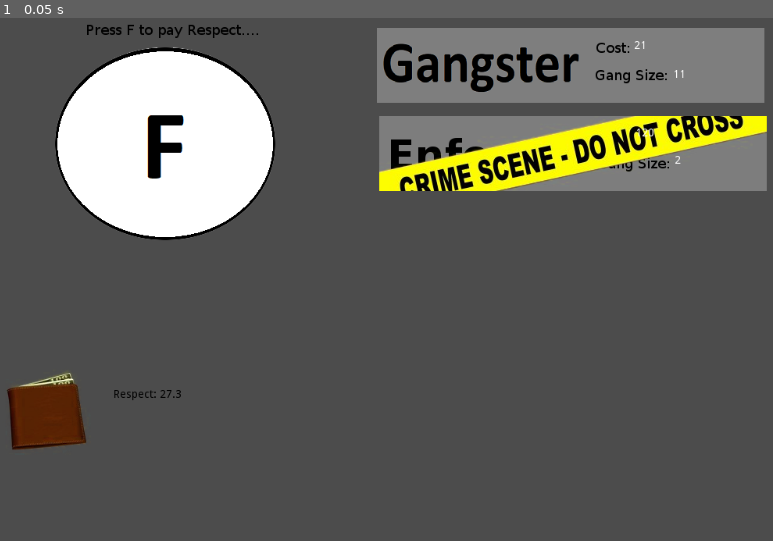
Above: before the commit, frame 1.
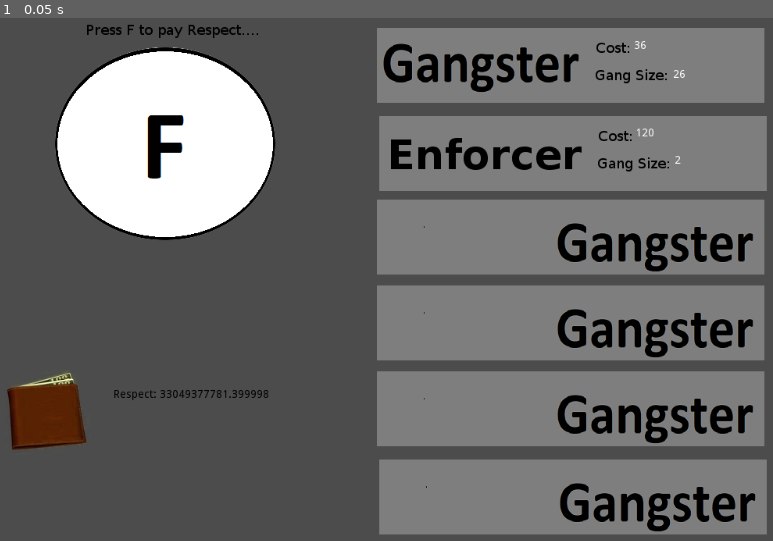
Above: after the commit, the same moment.

Repository: YesDevBois/MafiaClicker
Game: Godot game, scene res://Scenes/Control.tscn
The game is run twice, just before and just after one commit, with the same random seed, the same clock (stepped at 60 frames per second) and the same inputs.
Inputs:
- Up to frame 1 (0.05 s): no input

The runs differ from the first frame. In frame 1, 32% of the frame differs, in the area x 20-100%, y 4-99%.

Commit message:
Now counts respect earned while afk!

Diff:
--- a/Saves/save.json
+++ b/Saves/save.json
@@ -1 +1 @@
-{"/root/ROOT/F":{"wallet":27.3},"/root/ROOT/F/Gangster":{"Gangsters":11},"/root/ROOT/F/Enforcer":{"Enforcers":2},"/root/ROOT/F/Framer":{"Framers":0},"/root/ROOT/F/Consig":{"Consigs":0},"/root/ROOT/F/Hitman":{"Hitmen":0},"/root/ROOT/F/Godfather":{"Godfathers":0}}
+{"/root/ROOT/F":{"savetime":1520967627,"wallet":1171.8},"/root/ROOT/F/Gangster":{"amount":26},"/root/ROOT/F/Enforcer":{"amount":2},"/root/ROOT/F/Framer":{"amount":8},"/root/ROOT/F/Consig":{"amount":1},"/root/ROOT/F/Hitman":{"amount":0},"/root/ROOT/F/Godfather":{"amount":0}}
--- a/Scenes/Control.tscn
+++ b/Scenes/Control.tscn
@@ -433,18 +433,18 @@
 shortcut = null
 group = null
 
+[connection signal="enable_button" from="F" to="F/Consig" method="_on_F_enable_button"]
+
+[connection signal="enable_button" from="F" to="F/Gangster" method="_on_F_enable_button"]
+
+[connection signal="enable_button" from="F" to="F/Framer" method="_on_F_enable_button"]
+
 [connection signal="enable_button" from="F" to="F/Enforcer" method="_on_F_enable_button"]
 
+[connection signal="enable_button" from="F" to="F/Hitman" method="_on_F_enable_button"]
+
 [connection signal="enable_button" from="F" to="F/Godfather" method="_on_F_enable_button"]
 
-[connection signal="enable_button" from="F" to="F/Gangster" method="_on_F_enable_button"]
-
-[connection signal="enable_button" from="F" to="F/Framer" method="_on_F_enable_button"]
-
-[connection signal="enable_button" from="F" to="F/Consig" method="_on_F_enable_button"]
-
-[connection signal="enable_button" from="F" to="F/Hitman" method="_on_F_enable_button"]
-
 [connection signal="pressed" from="F" to="F" method="_on_F_pressed"]
 
 [connection signal="pressed" from="F/Gangster" to="F" method="_on_Gangster_pressed"]
@@ -483,17 +483,17 @@
 
 [connection signal="respect_from_godfathers" from="F/Godfather" to="F" method="_on_Godfather_respect_from_godfathers"]
 
+[connection signal="timeout" from="GlobalTimer" to="F/Consig" method="_on_GlobalTimer_timeout"]
+
+[connection signal="timeout" from="GlobalTimer" to="F/Gangster" method="_on_GlobalTimer_timeout"]
+
+[connection signal="timeout" from="GlobalTimer" to="F/Framer" method="_on_GlobalTimer_timeout"]
+
 [connection signal="timeout" from="GlobalTimer" to="F/Enforcer" method="_on_GlobalTimer_timeout"]
 
+[connection signal="timeout" from="GlobalTimer" to="F/Hitman" method="_on_GlobalTimer_timeout"]
+
 [connection signal="timeout" from="GlobalTimer" to="F/Godfather" method="_on_GlobalTimer_timeout"]
 
-[connection signal="timeout" from="GlobalTimer" to="F/Gangster" method="_on_GlobalTimer_timeout"]
-
-[connection signal="timeout" from="GlobalTimer" to="F/Framer" method="_on_GlobalTimer_timeout"]
-
-[connection signal="timeout" from="GlobalTimer" to="F/Consig" method="_on_GlobalTimer_timeout"]
-
-[connection signal="timeout" from="GlobalTimer" to="F/Hitman" method="_on_GlobalTimer_timeout"]
-
 
 [editable path="Margin"]
--- a/Scripts/Consig.gd
+++ b/Scripts/Consig.gd
@@ -1,6 +1,6 @@
 extends TextureButton
 
-var Consigs = 0
+var amount = 0
 var productionmultiplier = 100
 var costmultiplier
 var basecost = 10000
@@ -13,21 +13,21 @@
 	# This allows spacebar to be used to for only incrementing F
 	set_focus_mode(FOCUS_NONE)
 
-	costmultiplier = 1.0 + (Consigs*0.1)
+	costmultiplier = 1.0 + (amount*0.1)
 	cost = basecost*costmultiplier
 
 
 
 func _on_GlobalTimer_timeout():
-	respect = productionmultiplier*Consigs
+	respect = productionmultiplier*amount
 	emit_signal("respect_from_consigs", respect)
 
 
 func _on_Consig_pressed():
-	Consigs += 1
-	costmultiplier = 1.0 + (Consigs*0.1)
+	amount += 1
+	costmultiplier = 1.0 + (amount*0.1)
 	cost = basecost*costmultiplier
-	print("Consigs:", Consigs)
+	print("Consigs:", amount)
 
 func _on_F_enable_button(me, boolval):
 	if(me == 3):
@@ -36,7 +36,7 @@
 func save():
 	var save_dict = {
 
-		Consigs = Consigs
+		amount = amount
 
 	}
 	return save_dict
--- a/Scripts/Control.gd
+++ b/Scripts/Control.gd
@@ -2,6 +2,8 @@
 
 var game_icon = load("res://Images/src/mafia_clicker_icon.png")
 const SAVE_PATH = "res://Saves/save.json"
+onready var F = get_child(1)
+
 
 
 func quit_game():
@@ -17,6 +19,7 @@
 		quit_game()
 
 func save_game():
+
 	#Gets data from persistent nodes
 	var save_dict = {}
 	var nodes_to_save = get_tree().get_nodes_in_group('persistent')
@@ -51,6 +54,7 @@
 	save_file.close()
 
 
+
 func _ready():
 
 	OS.set_window_title("Mafia Clicker")
--- a/Scripts/Enforcer.gd
+++ b/Scripts/Enforcer.gd
@@ -1,6 +1,6 @@
 extends TextureButton
 
-var Enforcers = 0
+var amount = 0
 var productionmultiplier = 1
 var costmultiplier
 var basecost = 100
@@ -16,25 +16,25 @@
 	# This allows spacebar to be used to for only incrementing F
 	set_focus_mode(FOCUS_NONE)
 
-	costmultiplier = 1.0 + (Enforcers*0.1)
+	costmultiplier = 1.0 + (amount*0.1)
 	cost = basecost*costmultiplier
 
-	Enforcer_Amount_txt.set_text(str(Enforcers))
+	Enforcer_Amount_txt.set_text(str(amount))
 	Enforcer_Cost_txt.set_text(str(cost))
 
 
 func _on_GlobalTimer_timeout():
-	respect = productionmultiplier*Enforcers
+	respect = productionmultiplier*amount
 	emit_signal("respect_from_enforcers", respect)
 
 
 func _on_Enforcer_pressed():
-	Enforcers += 1
-	costmultiplier = 1.0 + (Enforcers*0.1)
+	amount += 1
+	costmultiplier = 1.0 + (amount*0.1)
 	cost = basecost*costmultiplier
-	Enforcer_Amount_txt.set_text(str(Enforcers))
+	Enforcer_Amount_txt.set_text(str(amount))
 	Enforcer_Cost_txt.set_text(str(cost))
-	print("Enforcers:", Enforcers)
+	print("Enforcers:", amount)
 
 func _on_F_enable_button(me, boolval):
 	if(me == 1):
@@ -43,7 +43,7 @@
 func save():
 	var save_dict = {
 
-		Enforcers = Enforcers
+		amount = amount
 
 	}
 	return save_dict
--- a/Scripts/F_Button.gd
+++ b/Scripts/F_Button.gd
@@ -1,6 +1,8 @@
 extends TextureButton
 
 signal enable_button
+
+var savetime = 0
 
 var wallet = 0
 
@@ -33,23 +35,28 @@
 
 
 
-	if( Gangster.Gangsters > 0):
+	if( Gangster.amount > 0):
 		Gangster.show()
 
-	if(Enforcer.Enforcers > 0):
+	if(Enforcer.amount > 0):
 		Enforcer.show()
 
-	if(Framer.Framers > 0):
+	if(Framer.amount > 0):
 		Framer.show()
 
-	if(Consig.Consigs > 0):
+	if(Consig.amount > 0):
 		Consig.show()
 
-	if(Hitman.Hitmen > 0):
+	if(Hitman.amount > 0):
 		Hitman.show()
 
-	if( Godfather.Godfathers > 0):
+	if( Godfather.amount > 0):
 		Godfather.show()
+
+	#unix time is used to calculate how long the game has been closed
+	update_respect(savetime, OS.get_unix_time())
+
+
 
 #every frame checks to if any button can be enabled
 #enables if wallet >= button.cost, disables if not
@@ -192,12 +199,25 @@
 	wallet -= Godfather.cost
 	print(wallet)
 
-
-
+#updates wallet to reflect the amount of respect earned while away
+func update_respect(savetime, loadtime):
+	var nodes = get_children()
+	var afkrespect = 0
+	for i in range(0, nodes.size()-1):
+		afkrespect += (nodes[i].productionmultiplier*nodes[i].amount)*(loadtime-savetime)
+
+	print("Respect earned while gone:", afkrespect)
+
+	wallet += afkrespect
+
+
+#saves the total respect earned and the time the game was closed
 func save():
+	savetime = OS.get_unix_time()
 	var save_dict = {
 
-		wallet = wallet
+		wallet = wallet,
+		savetime = savetime
 
 	}
 	return save_dict
--- a/Scripts/Framer.gd
+++ b/Scripts/Framer.gd
@@ -1,6 +1,6 @@
 extends TextureButton
 
-var Framers = 0
+var amount = 0
 var productionmultiplier = 10
 var costmultiplier
 var basecost = 1000
@@ -13,21 +13,21 @@
 	# This allows spacebar to be used to for only incrementing F
 	set_focus_mode(FOCUS_NONE)
 
-	costmultiplier = 1.0 + (Framers*0.1)
+	costmultiplier = 1.0 + (amount*0.1)
 	cost = basecost*costmultiplier
 
 
 
 func _on_GlobalTimer_timeout():
-	respect = productionmultiplier*Framers
+	respect = productionmultiplier*amount
 	emit_signal("respect_from_framers", respect)
 
 
 func _on_Framer_pressed():
-	Framers += 1
-	costmultiplier = 1.0 + (Framers*0.1)
+	amount += 1
+	costmultiplier = 1.0 + (amount*0.1)
 	cost = basecost*costmultiplier
-	print("Framers:", Framers)
+	print("Framers:", amount)
 
 func _on_F_enable_button(me, boolval):
 	if(me == 2):
@@ -36,7 +36,7 @@
 func save():
 	var save_dict = {
 
-		Framers = Framers
+		amount = amount
 
 	}
 	return save_dict
--- a/Scripts/Gangster.gd
+++ b/Scripts/Gangster.gd
@@ -1,6 +1,6 @@
 extends TextureButton
 
-var Gangsters = 0
+var amount = 0
 var productionmultiplier = 0.1
 var costmultiplier
 var basecost = 10
@@ -15,30 +15,30 @@
 	# This allows spacebar to be used to for only incrementing F
 	set_focus_mode(FOCUS_NONE)
 
-	costmultiplier = 1.0 + (Gangsters*0.1)
+	costmultiplier = 1.0 + (amount*0.1)
 	cost = basecost*costmultiplier
 
-	print(Gangsters)
+	print(amount)
 
-	Gangster_Amount_txt.set_text(str(Gangsters))
+	Gangster_Amount_txt.set_text(str(amount))
 	Gangster_Cost_txt.set_text(str(cost))
 
 #signal that triggers everytime the timer elapses, 1 second
 #sends respect to the main button
 func _on_GlobalTimer_timeout():
-	respect = productionmultiplier*Gangsters
+	respect = productionmultiplier*amount
 	emit_signal("respect_from_gangsters", respect)
 
 #signal to indicate the buying of a new button
 #updates the amount of buttons, the cost multiplier
 #and the total cost
 func _on_Gangster_pressed():
-	Gangsters += 1
-	costmultiplier = 1.0 + (Gangsters*0.1)
+	amount += 1
+	costmultiplier = 1.0 + (amount*0.1)
 	cost = basecost*costmultiplier
-	Gangster_Amount_txt.set_text(str(Gangsters))
+	Gangster_Amount_txt.set_text(str(amount))
 	Gangster_Cost_txt.set_text(str(cost))
-	print("Gangsters: ", Gangsters)
+	print("Gangsters: ", amount)
 
 #gets the enable signal from the main button based on wallet amount
 func _on_F_enable_button(me, boolval):
@@ -47,7 +47,7 @@
 func save():
 	var save_dict = {
 
-		Gangsters = Gangsters
+		amount = amount
 
 	}
 	return save_dict
--- a/Scripts/Godfather.gd
+++ b/Scripts/Godfather.gd
@@ -1,6 +1,6 @@
 extends TextureButton
 
-var Godfathers = 0
+var amount = 0
 var productionmultiplier = 10000
 var costmultiplier
 var basecost = 1000000
@@ -13,20 +13,20 @@
 	# This allows spacebar to be used to for only incrementing F
 	set_focus_mode(FOCUS_NONE)
 
-	costmultiplier = 1.0  + (Godfathers*0.1)
+	costmultiplier = 1.0  + (amount*0.1)
 	cost = basecost*costmultiplier
 
 
 func _on_GlobalTimer_timeout():
-	respect = productionmultiplier*Godfathers
+	respect = productionmultiplier*amount
 	emit_signal("respect_from_godfathers", respect)
 
 
 func _on_Godfather_pressed():
-	Godfathers += 1
-	costmultiplier = 1.0 + (Godfathers*0.1)
+	amount += 1
+	costmultiplier = 1.0 + (amount*0.1)
 	cost = basecost*costmultiplier
-	print("Godfathers:", Godfathers)
+	print("Godfathers:", amount)
 
 func _on_F_enable_button(me, boolval):
 	if(me == 5):
@@ -35,7 +35,7 @@
 func save():
 	var save_dict = {
 
-		Godfathers = Godfathers
+		amount = amount
 
 	}
 	return save_dict
--- a/Scripts/Hitman.gd
+++ b/Scripts/Hitman.gd
@@ -1,6 +1,6 @@
 extends TextureButton
 
-var Hitmen = 0
+var amount = 0
 var productionmultiplier = 1000
 var costmultiplier
 var basecost = 100000
@@ -12,19 +12,19 @@
 	# This allows spacebar to be used to for only incrementing F
 	set_focus_mode(FOCUS_NONE)
 
-	costmultiplier = 1.0 + (Hitmen*0.1)
+	costmultiplier = 1.0 + (amount*0.1)
 	cost = basecost*costmultiplier
 
 func _on_GlobalTimer_timeout():
-	respect = productionmultiplier*Hitmen
+	respect = productionmultiplier*amount
 	emit_signal("respect_from_hitmen", respect)
 
 
 func _on_Hitman_pressed():
-	Hitmen += 1
-	costmultiplier = 1.0 + (Hitmen*0.1)
+	amount += 1
+	costmultiplier = 1.0 + (amount*0.1)
 	cost = basecost*costmultiplier
-	print("Hitmen:", Hitmen)
+	print("Hitmen:", amount)
 
 func _on_F_enable_button(me, boolval):
 	if(me == 4):
@@ -33,7 +33,7 @@
 func save():
 	var save_dict = {
 
-		Hitmen = Hitmen
+		amount = amount
 
 	}
 	return save_dict
